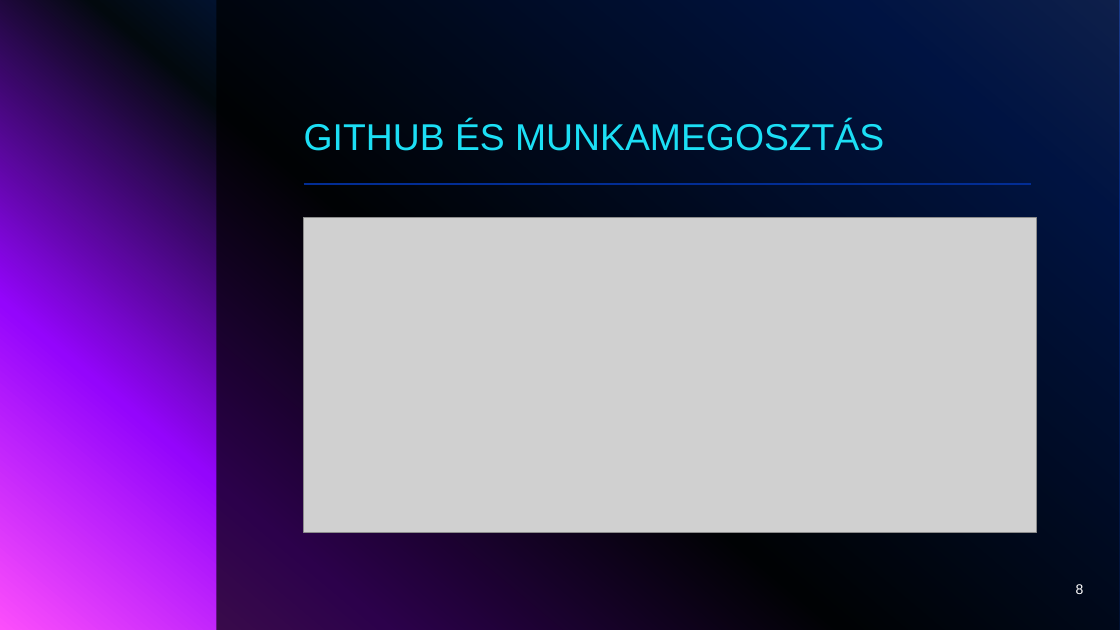
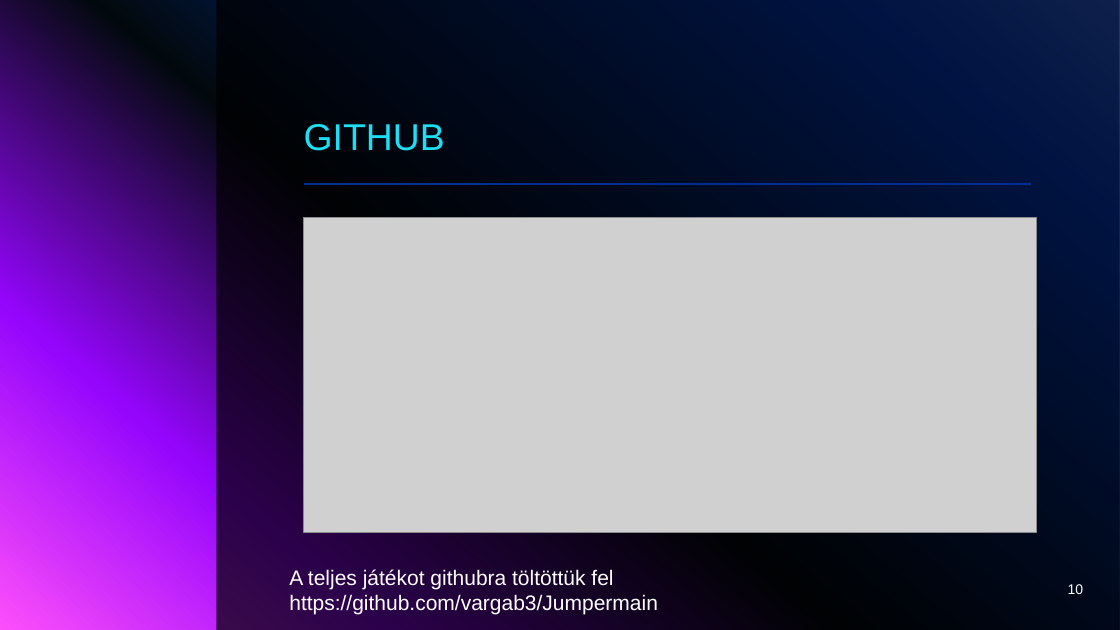
Before and after one commit to vargab3/Jumpermain, a slide deck: slide 10 of JUMPER.pptx (slide 8 before the commit). Drawn at 1120x630 pixels with LibreOffice and Linux fonts; fonts in the diff are those of the drawing; grey boxes stand for pictures; background and template pictures are left out. Boxes give left, top, right and bottom in pixels: in the first picture for what was removed or moved away, otherwise in the second. Text is boxed around its words. In the diff, an @@ line names an element or a change of style, - is before the commit and + after.

```diff
--- a/JUMPER.pptx
+++ b/JUMPER.pptx
@@ title at (304, 124, 445, 151): text changed @@
-GITHUB ÉS MUNKAMEGOSZTÁS
+GITHUB
@@ text added at (289, 569, 658, 615), 18 pt, text #FFFFFF @@
+A teljes játékot githubra töltöttük fel
+https://github.com/vargab3/Jumpermain
@@ page number at (1068, 584, 1084, 594): text changed @@
-8
+10
```
Also in this commit, not shown: 4 slides added, 7 slides removed.
